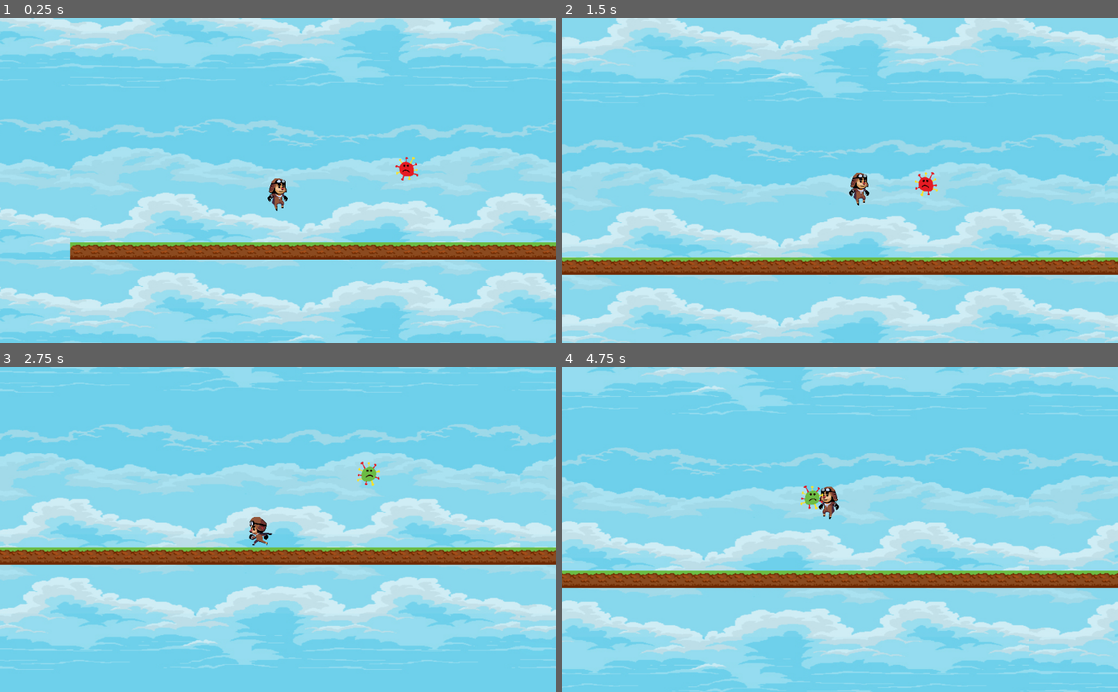
Above: before the commit, frames 1-4 (two rows, left to right).
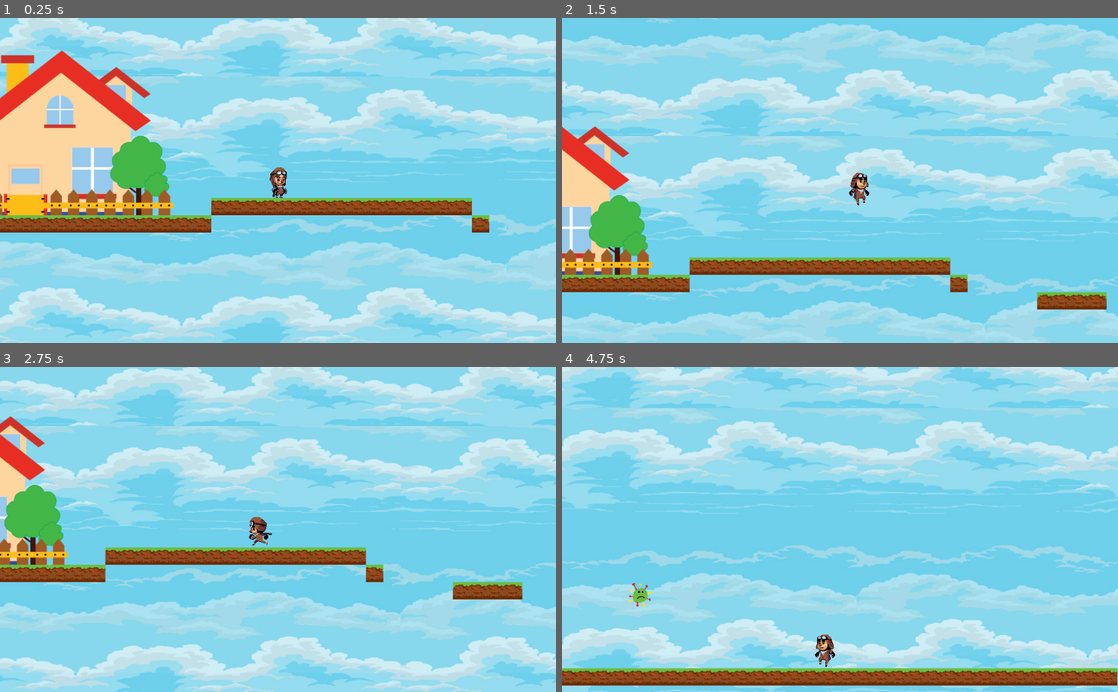
Above: after the commit, the same moments.

Repository: lmaths/CinthyAdventure
Game: Godot game, scene res://World.tscn
Same seed, same stepped clock (60 frames per second), same inputs: the game is played once before the commit and once after it.
Inputs:
- Up to frame 1 (0.25 s): no input
- Up to frame 2 (1.5 s): hold Right (ui_right) from 0.53 s (still down); tap Up (ui_up) at 0.77 s
- Up to frame 3 (2.75 s): tap Up (ui_up) at 1.52 s; release Right (ui_right) at 2.03 s; hold Left (ui_left) from 2.03 s (still down)
- Up to frame 4 (4.75 s): release Left (ui_left) at 2.78 s; hold Right (ui_right) 2.78-4.28 s; tap Up (ui_up) at 3.02, 3.77, 4.52 s; hold Left (ui_left) from 4.28 s (still down)

The runs differ from the first frame. In frame 1, 73% of the frame differs, in the area x 0-100%, y 0-100%; in frame 2, 68%; in frame 3, 70%; in frame 4, 74%.

Commit message:
verifica se o corpo encostou na saida

Diff:
--- a/Passagem.gd
+++ b/Passagem.gd
@@ -14,3 +14,7 @@
 # Called every frame. 'delta' is the elapsed time since the previous frame.
 #func _process(delta):
 #	pass
+
+
+func _on_Passagem_body_entered(body):
+	print("entrou")
--- a/Player.gd
+++ b/Player.gd
@@ -21,7 +21,6 @@
 		$Sprite.play("Idle")
 
 	if is_on_floor():
-		print("está no chao")
 		if Input.is_action_pressed("ui_up"):
 			motion.y = JUMP_HEIGHT
 	else:
--- a/World.tscn
+++ b/World.tscn
@@ -56,7 +56,7 @@
 [node name="World" type="Node"]
 
 [node name="Player" type="KinematicBody2D" parent="."]
-position = Vector2( -384, 544 )
+position = Vector2( -163.689, -128 )
 script = ExtResource( 2 )
 __meta__ = {
 "_edit_group_": true
@@ -128,3 +128,4 @@
 [node name="CollisionShape2D" type="CollisionShape2D" parent="Passagem"]
 position = Vector2( -629.229, -106.615 )
 shape = SubResource( 5 )
+[connection signal="body_entered" from="Passagem" to="Passagem" method="_on_Passagem_body_entered"]
